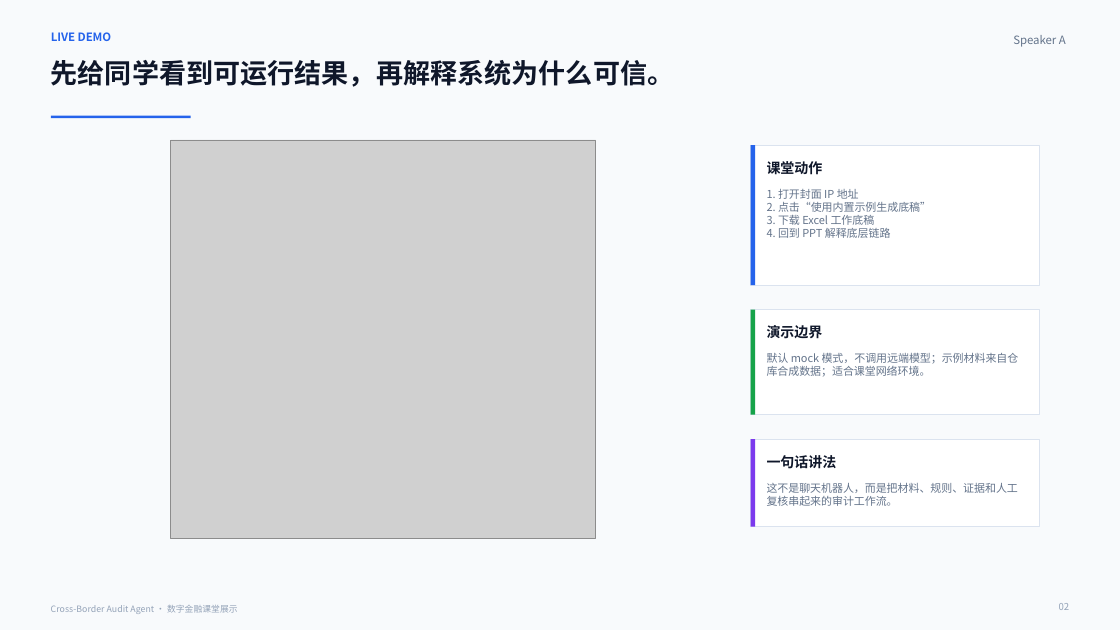
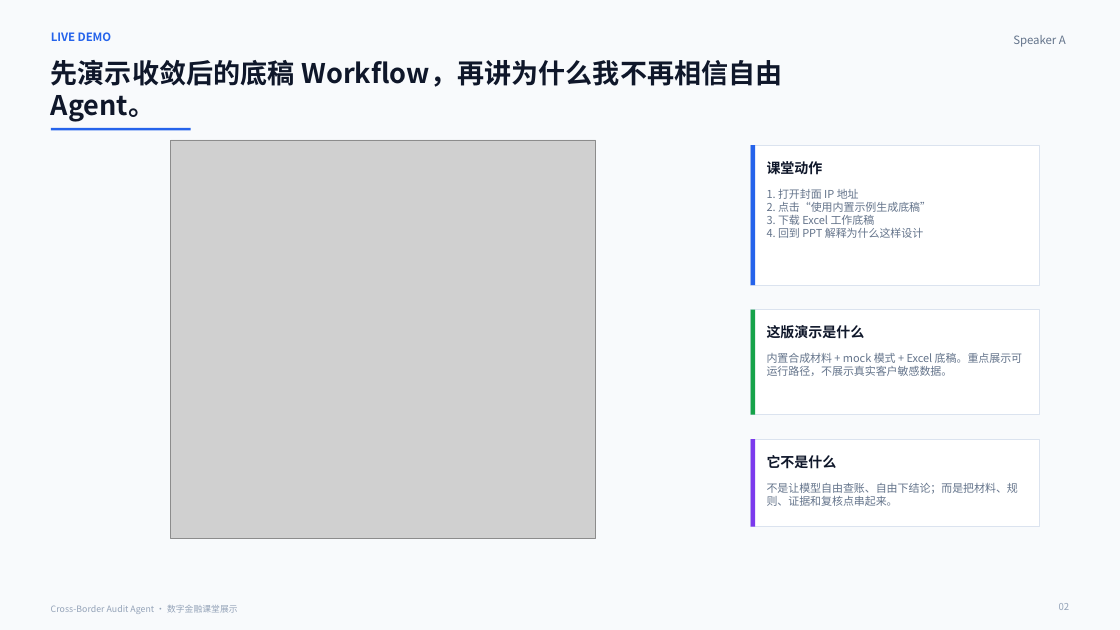
Before and after one commit to wangzichang224-design/cross_border_audit_agent, a slide deck: slide 2 of deliverables/cross-border-audit-agent-class-demo.pptx. Drawn at 1120x630 pixels with LibreOffice and Linux fonts; fonts in the diff are those of the drawing; grey boxes stand for pictures. Boxes give left, top, right and bottom in pixels: in the first picture for what was removed or moved away, otherwise in the second. Text is boxed around its words. In the diff, an @@ line names an element or a change of style, - is before the commit and + after.

Commit message:
docs: align class deck with finance agent reflections

```diff
--- a/deliverables/cross-border-audit-agent-class-demo.pptx
+++ b/deliverables/cross-border-audit-agent-class-demo.pptx
@@ text at (x1=51, y1=60, x2=782, y2=122): text changed @@
-先给同学看到可运行结果，再解释系统为什么可信。
+先演示收敛后的底稿 Workflow，再讲为什么我不再相信自由 Agent。
@@ rectangle moved from (x1=50, y1=116, x2=191, y2=118) to (x1=50, y1=128, x2=191, y2=130) @@
@@ text at (x1=767, y1=228, x2=923, y2=238): text changed @@
-4. 回到 PPT 解释底层链路
+4. 回到 PPT 解释为什么这样设计
@@ text at (x1=767, y1=325, x2=865, y2=339): text changed @@
-演示边界
+这版演示是什么
@@ text at (x1=767, y1=353, x2=1022, y2=376): text changed @@
-默认 mock 模式，不调用远端模型；示例材料来自仓库合成数据；适合课堂网络环境。
+内置合成材料 + mock 模式 + Excel 底稿。重点展示可运行路径，不展示真实客户敏感数据。
@@ text at (x1=767, y1=455, x2=837, y2=469): text changed @@
-一句话讲法
+它不是什么
@@ text at (x1=767, y1=483, x2=1018, y2=506): text changed @@
-这不是聊天机器人，而是把材料、规则、证据和人工复核串起来的审计工作流。
+不是让模型自由查账、自由下结论；而是把材料、规则、证据和复核点串起来。
```
Also in this commit, not shown: 3 other slides changed, 8 slides added, 8 slides removed, 1 other file.
